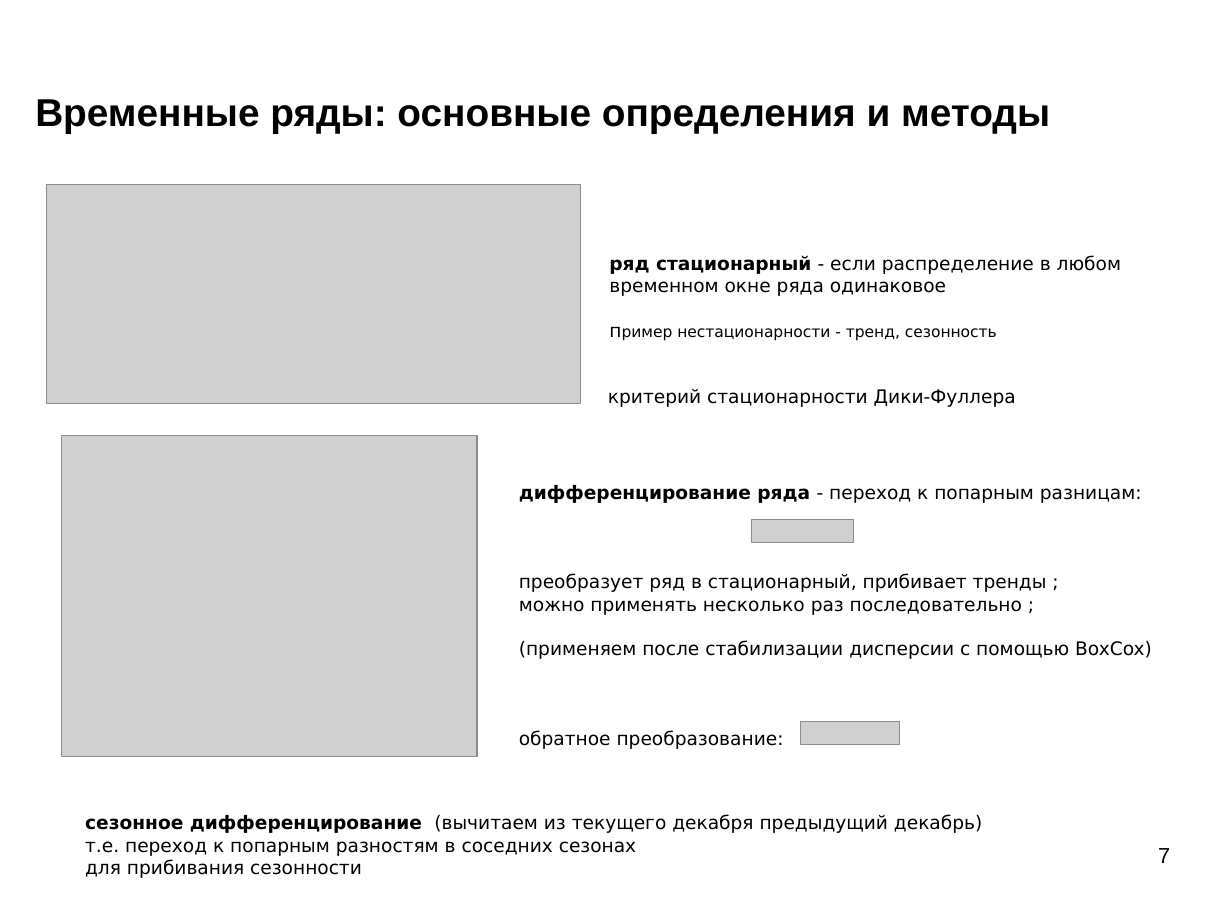
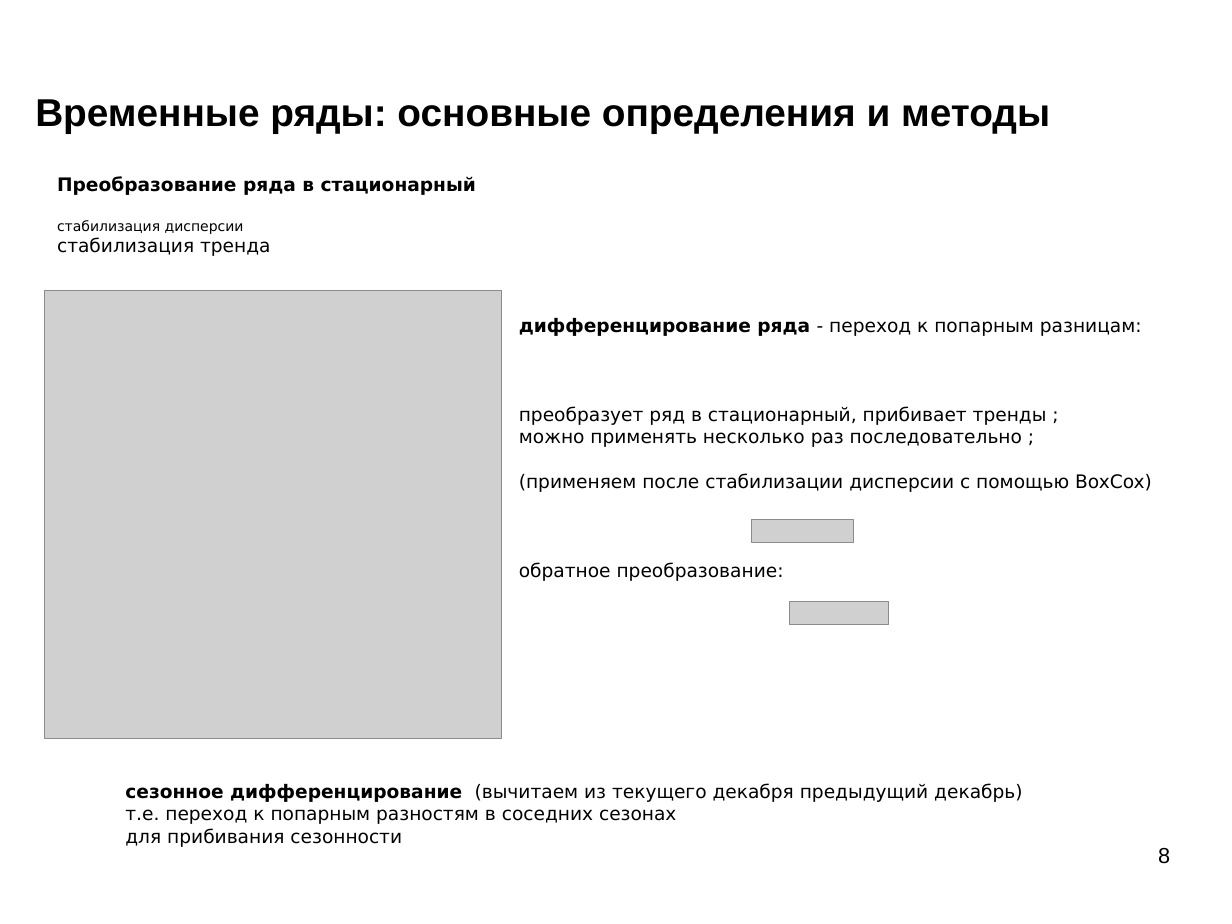
Before and after one commit to mechanoid5/ml_lectorium_2024_I, a slide deck: slide 8 of 22-time-series.odp (slide 7 before the commit). Drawn at 1232x924 pixels with LibreOffice and Linux fonts; fonts in the diff are those of the drawing; grey boxes stand for pictures; background and template pictures are left out. Boxes give left, top, right and bottom in pixels: in the first picture for what was removed or moved away, otherwise in the second. Text is boxed around its words. In the diff, an @@ line names an element or a change of style, - is before the commit and + after.

```diff
--- a/22-time-series.odp
+++ b/22-time-series.odp
@@ text added at (57, 176, 476, 256), 12 pt, text #000000 @@
+Преобразование ряда в стационарный
+стабилизация дисперсии
+cтабилизация тренда
@@ picture removed at (47, 184, 581, 402) @@
@@ text removed at (609, 255, 1121, 341) @@
-ряд стационарный - если распределение в любом временном окне ряда одинаковое
-пример нестационарности - тренд, сезонность
@@ picture: place and size @@
-picture at (61, 436, 477, 757)
+picture at (45, 291, 502, 739)
@@ text "дифференцирование ряда - переход к ...": place and size @@
-text "дифференцирование ряда - переход к ..." at (519, 485, 1152, 749)
+text "дифференцирование ряда - переход к ..." at (519, 318, 1152, 581)
@@ text removed at (608, 389, 1016, 407) @@
-критерий стационарности Дики-Фуллера
@@ picture: place and size @@
-picture at (802, 722, 901, 746)
+picture at (790, 601, 890, 625)
@@ text "сезонное дифференцирование (вычитаем из текущего ...": place and size @@
-text "сезонное дифференцирование (вычитаем из текущего ..." at (85, 814, 982, 878)
+text "сезонное дифференцирование (вычитаем из текущего ..." at (125, 783, 1022, 847)
@@ page number at (1158, 848, 1170, 864): text changed @@
-7
+8
```
Also in this commit, not shown: 2 other slides changed, 1 slide added, 2 other files.
